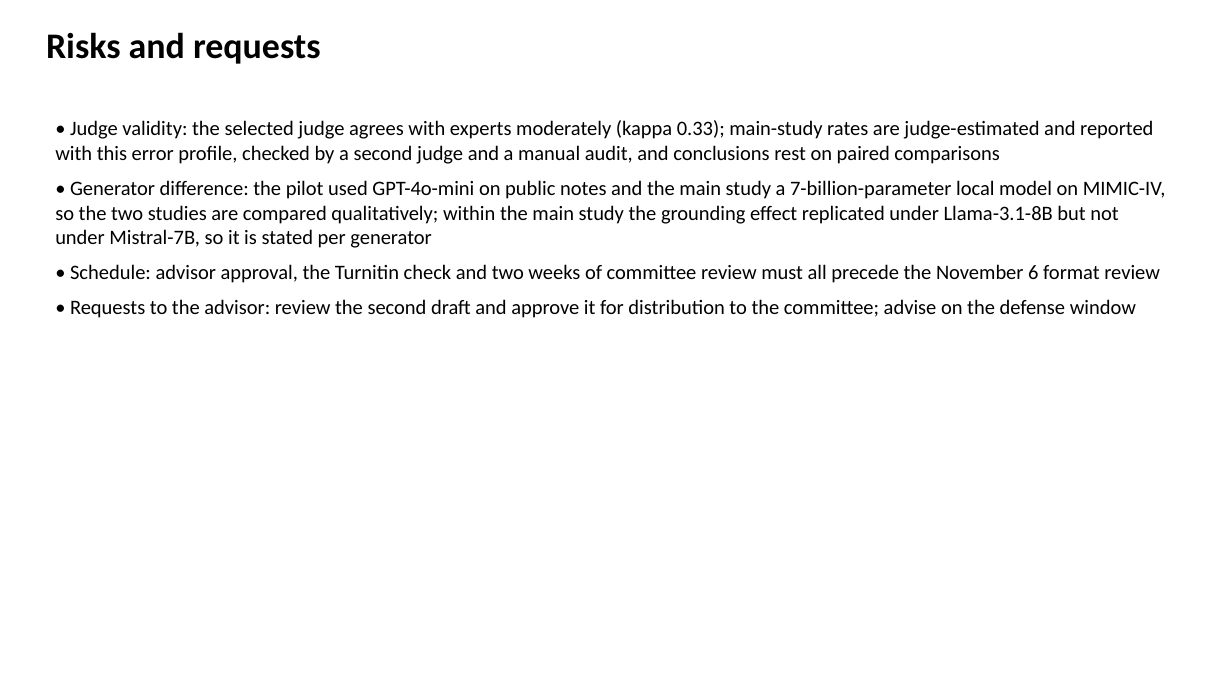
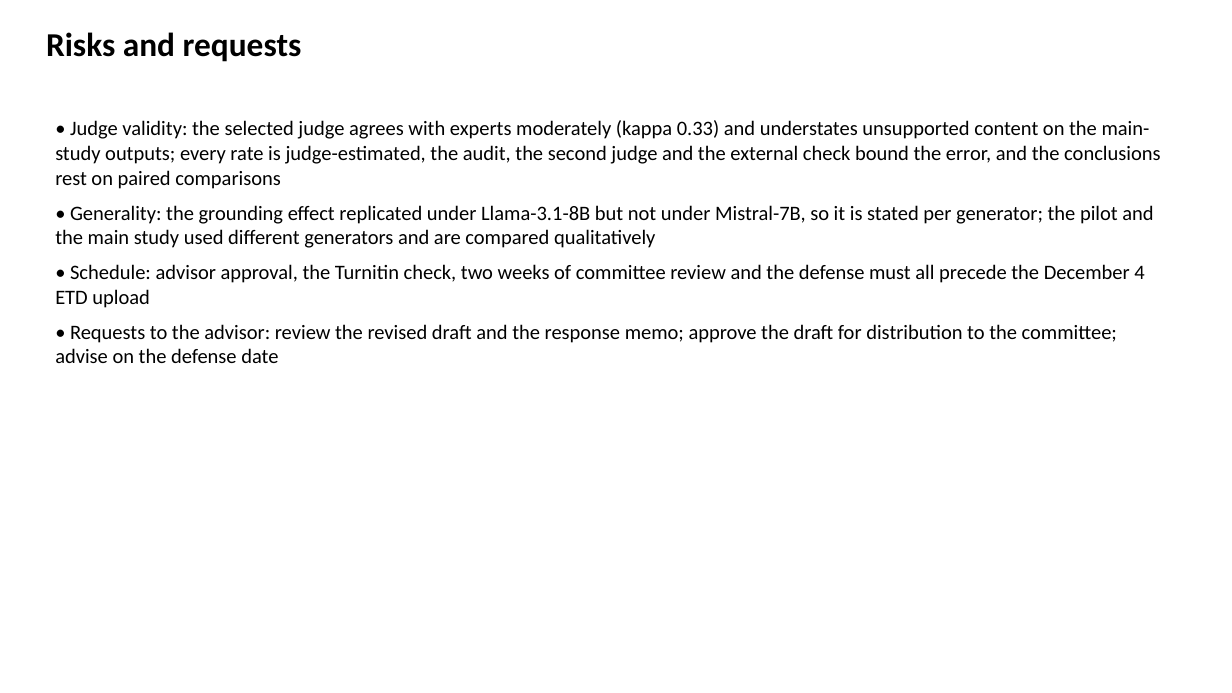
Before and after one commit to slay-a/medical-hallucination-eval, a slide deck: slide 23 of deliverables/Progress_Slides_Fall2026.pptx (slide 20 before the commit). Drawn at 1232x693 pixels with LibreOffice and Linux fonts; fonts in the diff are those of the drawing. Boxes give left, top, right and bottom in pixels: in the first picture for what was removed or moved away, otherwise in the second. Text is boxed around its words. In the diff, an @@ line names an element or a change of style, - is before the commit and + after.

```diff
--- a/deliverables/Progress_Slides_Fall2026.pptx
+++ b/deliverables/Progress_Slides_Fall2026.pptx
@@ text "Risks and requests" at <box>46,32,302,62</box>: size 28 to 26 pt @@
@@ text at <box>55,120,1160,363</box>: text changed @@
-• Judge validity: the selected judge agrees with experts moderately (kappa 0.33); main-study rates are judge-estimated and reported with this error profile, checked by a second judge and a manual audit, and conclusions rest on paired comparisons
-• Generator difference: the pilot used GPT-4o-mini on public notes and the main study a 7-billion-parameter local model on MIMIC-IV, so the two studies are compared qualitatively; within the main study the grounding effect replicated under Llama-3.1-8B but not under Mistral-7B, so it is stated per generator
-• Schedule: advisor approval, the Turnitin check and two weeks of committee review must all precede the November 6 format review
-• Requests to the advisor: review the second draft and approve it for distribution to the committee; advise on the defense window
+• Judge validity: the selected judge agrees with experts moderately (kappa 0.33) and understates unsupported content on the main-study outputs; every rate is judge-estimated, the audit, the second judge and the external check bound the error, and the conclusions rest on paired comparisons
+• Generality: the grounding effect replicated under Llama-3.1-8B but not under Mistral-7B, so it is stated per generator; the pilot and the main study used different generators and are compared qualitatively
+• Schedule: advisor approval, the Turnitin check, two weeks of committee review and the defense must all precede the December 4 ETD upload
+• Requests to the advisor: review the revised draft and the response memo; approve the draft for distribution to the committee; advise on the defense date
```
Also in this commit, not shown: 19 other slides changed, 3 slides added, 4 other files.
